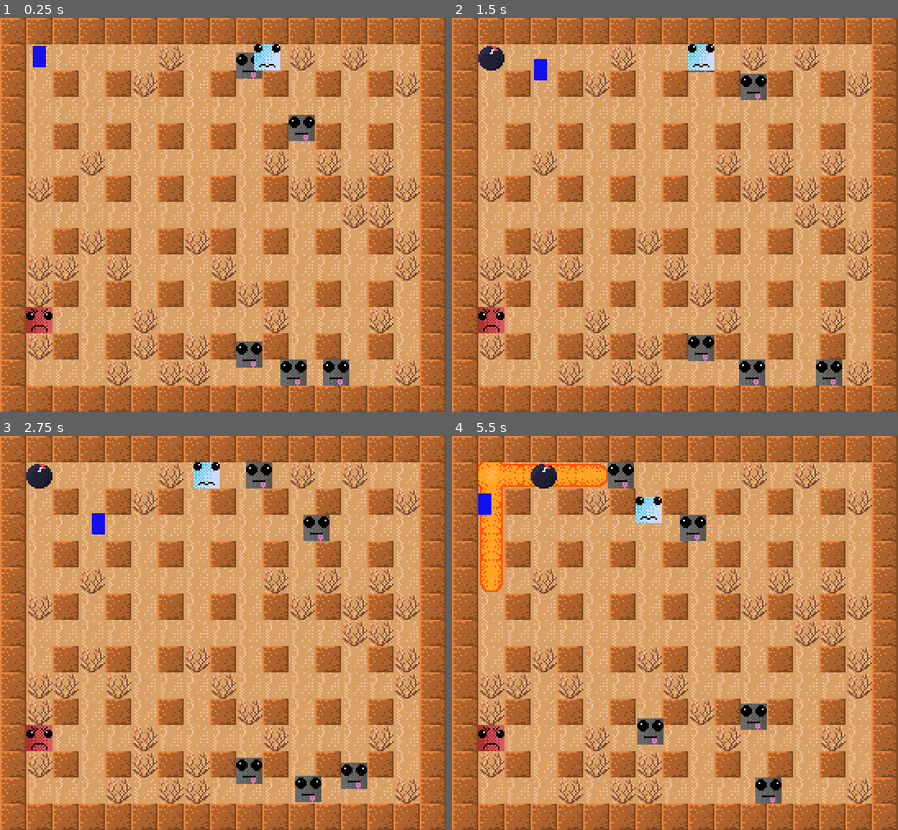
Above: before the commit, frames 1-4 (two rows, left to right).
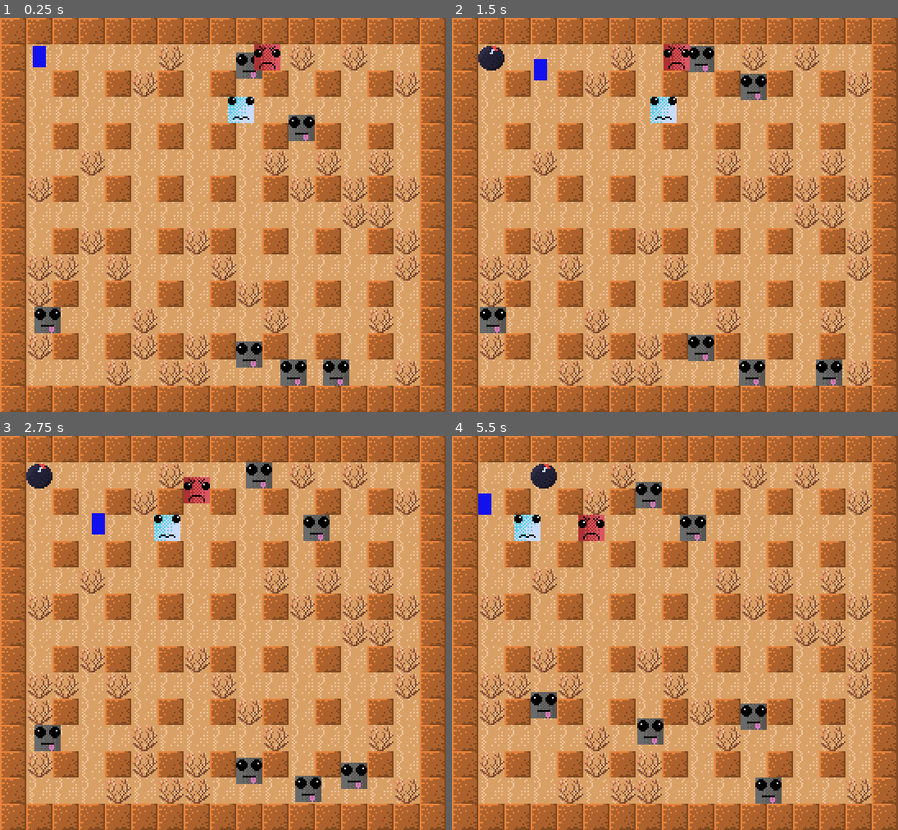
Above: after the commit, the same moments.

Repository: adrianofelix019/bomberman-clone
Game: Godot game, scene res://scenes/main_game.tscn
The game is run twice, just before and just after one commit, with the same random seed, the same clock (stepped at 60 frames per second) and the same inputs.
Inputs:
- Up to frame 1 (0.25 s): no input
- Up to frame 2 (1.5 s): hold Right (ui_right) 0.53-1.28 s; hold K (place_bomb) 0.53-1.28 s; hold Down (ui_down) from 1.28 s (still down); tap K (place_bomb) at 1.35 s
- Up to frame 3 (2.75 s): release Down (ui_down) at 2.03 s; hold Right (ui_right) from 2.03 s (still down); hold K (place_bomb) from 2.03 s (still down)
- Up to frame 4 (5.5 s): release Right (ui_right) at 2.78 s; release K (place_bomb) at 2.78 s; hold Up (ui_up) 2.78-3.53 s; tap K (place_bomb) at 2.85, 4.35 s; hold K (place_bomb) 3.53-4.28 s; hold Left (ui_left) 3.53-5.03 s; hold Down (ui_down) from 5.03 s (still down); hold K (place_bomb) from 5.03 s (still down)

The runs differ from the first frame. In frame 1, 1.3% of the frame differs, in the area x 5-63%, y 6-80%; in frame 2, 1.5%; in frame 3, 1.6%; in frame 4, 5.3%, in the area x 5-48%, y 6-80%.

Commit message:
fix explosion duration and export some properties

Diff:
--- a/scenes/explosion.tscn
+++ b/scenes/explosion.tscn
@@ -23,7 +23,7 @@
 shape = SubResource("RectangleShape2D_ec6vt")
 
 [node name="Timer" type="Timer" parent="." unique_id=1902121334]
-wait_time = 6.884
+wait_time = 0.4
 autostart = true
 
 [connection signal="body_entered" from="." to="." method="_on_body_entered"]
--- a/scenes/main_game.tscn
+++ b/scenes/main_game.tscn
@@ -52,6 +52,8 @@
 
 [node name="MainGame" type="Node2D" unique_id=1607514451]
 script = ExtResource("1_ipu61")
+enemy_amount = 6
+min_enemy_distance = 5
 
 [node name="TileMapLayer" type="TileMapLayer" parent="." unique_id=1231121909]
 tile_map_data = PackedByteArray("AAAAAAAAAQAAAAAAAAABAAAAAQAAAAAAAAACAAAAAQAAAAAAAAADAAAAAQAAAAAAAAAEAAAAAQAAAAAAAAAFAA …(4000 unchanged characters)…
--- a/scripts/main_game.gd
+++ b/scripts/main_game.gd
@@ -10,8 +10,8 @@
 var bloodthirsty_scene := preload("res://scenes/bloodthirsty.tscn")
 var smart_enemy_scene := preload("res://scenes/smart_enemy.tscn")
 
-const ENEMY_COUNT := 5
-const MIN_ENEMY_DISTANCE := 4
+@export var enemy_amount := 5
+@export var min_enemy_distance := 4
 
 
 func _ready() -> void:
@@ -31,7 +31,7 @@
 
 
 func spawn_enemy() -> void:
-	for enemy_count in ENEMY_COUNT:
+	for enemy_count in enemy_amount:
 		var enemy: CharacterBody2D = enemy_scene.instantiate()
 		var random_cell := get_random_free_cell()
 
@@ -90,7 +90,7 @@
 
 		var distance = abs(cell.x - player_cell.x) + abs(cell.y - player_cell.y)
 
-		if distance <= MIN_ENEMY_DISTANCE:
+		if distance <= min_enemy_distance:
 			continue
 
 		if cell in enemy_cells:
--- a/tile_map_layer.gd
+++ b/tile_map_layer.gd
@@ -16,7 +16,7 @@
 	Vector2i.DOWN
 ]
 
-var explosion_range := 5
+@export var explosion_range := 1
 @onready var burning_bush_tscn = preload("res://scenes/burning_bush.tscn")
 
 
